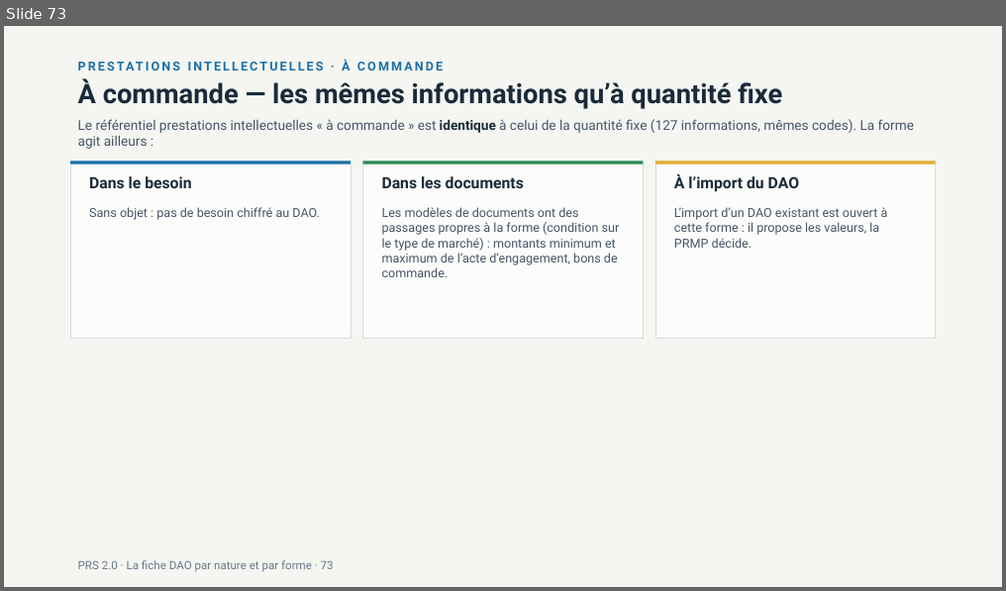
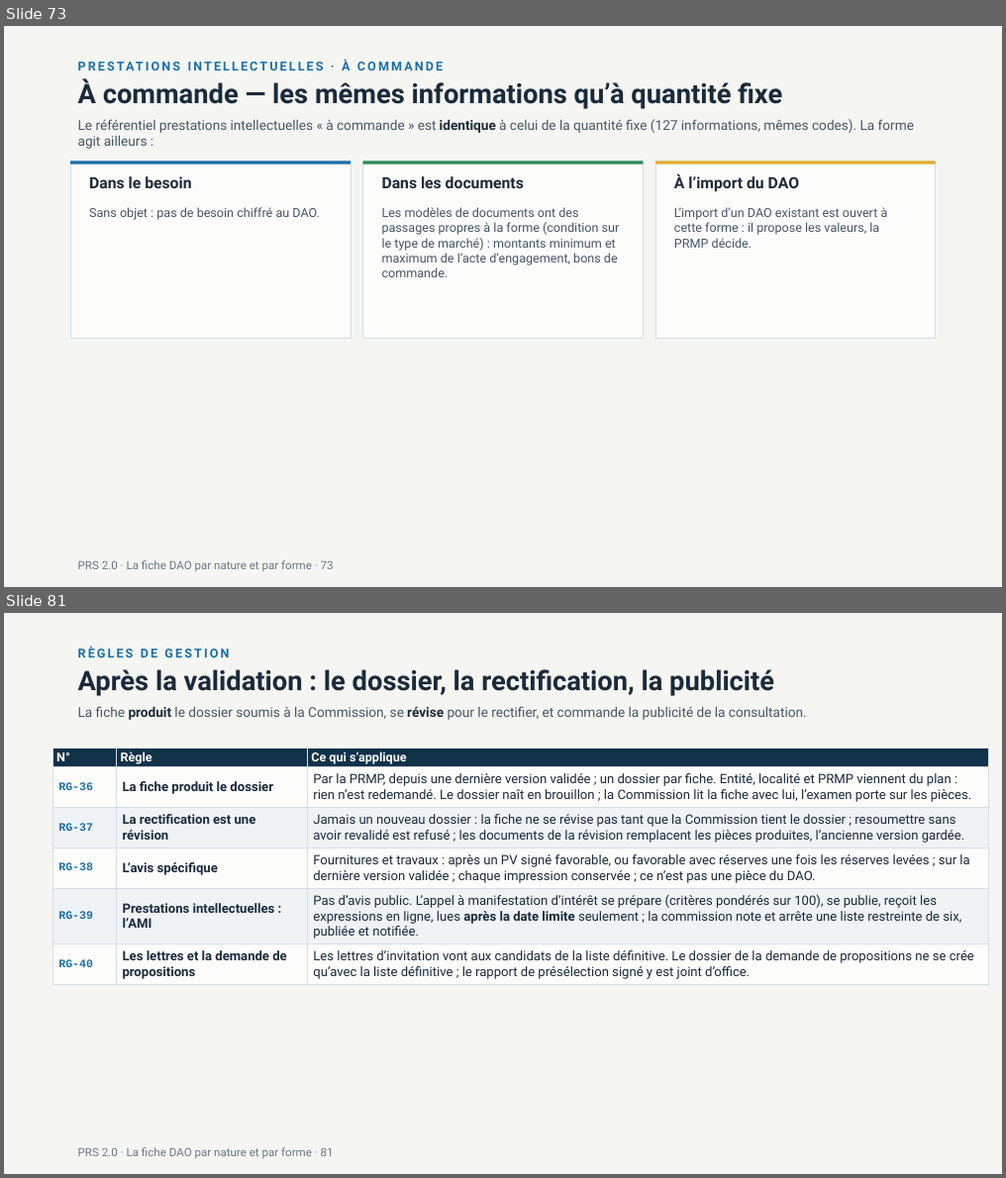
Before and after one commit to lralaitsilanihasy-create/PRS2.0-frontend, a slide deck: docs/documentation/PRS2-fiche-dao-nature-forme-2026-10-07.pptx. Shown one above the other, each under a label of ours: slide 73 before the commit, slides 73 and 81 after it; the slides between them are not shown. The pictures are 1006x591 and 1006x1178 pixels, drawn with LibreOffice and Linux fonts; fonts in the diff are those of the drawing. Boxes give left, top, right and bottom in pixels: in the first picture for what was removed or moved away, otherwise in the second. Text is boxed around its words. In the diff, an @@ line names an element or a change of style, - is before the commit and + after.

```diff
--- a/docs/documentation/PRS2-fiche-dao-nature-forme-2026-10-07.pptx
+++ b/docs/documentation/PRS2-fiche-dao-nature-forme-2026-10-07.pptx
@@ slide 81 added at [4, 613, 1002, 1174], background #F5F6F2 @@
@@ text added at [78, 646, 229, 658], 12 pt, text #1B6FA8, bold @@
+RÈGLES DE GESTION
@@ text added at [78, 669, 774, 696], 26 pt, text #1B2A3A, bold @@
+Après la validation : le dossier, la rectification, la publicité
@@ text added at [78, 706, 807, 720], 13 pt, text #465568 @@
+La fiche produit le dossier soumis à la Commission, se révise pour le rectifier, et commande la publicité de la consultation.
@@ table added at [53, 749, 988, 983], 6 rows, 3 columns @@
+N° | Règle | Ce qui s’applique
+RG-36 | La fiche produit le dossier | Par la PRMP, depuis une dernière version validée ; un dossier par fiche. Entité, localité et PRMP viennent du plan : rien n’est redemandé. Le dossier naît en brouillon ; la Commission lit la fiche avec lui, l’examen porte sur les pièces.
+RG-37 | La rectification est une révision | Jamais un nouveau dossier : la fiche ne se révise pas tant que la Commission tient le dossier ; resoumettre sans avoir revalidé est refusé ; les documents de la révision remplacent les pièces produites, l’ancienne version gardée.
+RG-38 | L’avis spécifique | Fournitures et travaux : après un PV signé favorable, ou favorable avec réserves une fois les réserves levées ; sur la dernière version validée ; chaque impression conservée ; ce n’est pas une pièce du DAO.
+RG-39 | Prestations intellectuelles : l’AMI | Pas d’avis public. L’appel à manifestation d’intérêt se prépare (critères pondérés sur 100), se publie, reçoit les expressions en ligne, lues après la date limite seulement ; la commission note et arrête une liste restreinte de six, publiée et notifiée.
+RG-40 | Les lettres et la demande de propositions | Les lettres d’invitation vont aux candidats de la liste définitive. Le dossier de la demande de propositions ne se crée qu’avec la liste définitive ; le rapport de présélection signé y est joint d’office.
@@ text added at [78, 1148, 334, 1158], 11 pt, text #6A7787 @@
+PRS 2.0 · La fiche DAO par nature et par forme · 81
```
Also in this commit, not shown: 3 slides changed, 9 other slides added.
